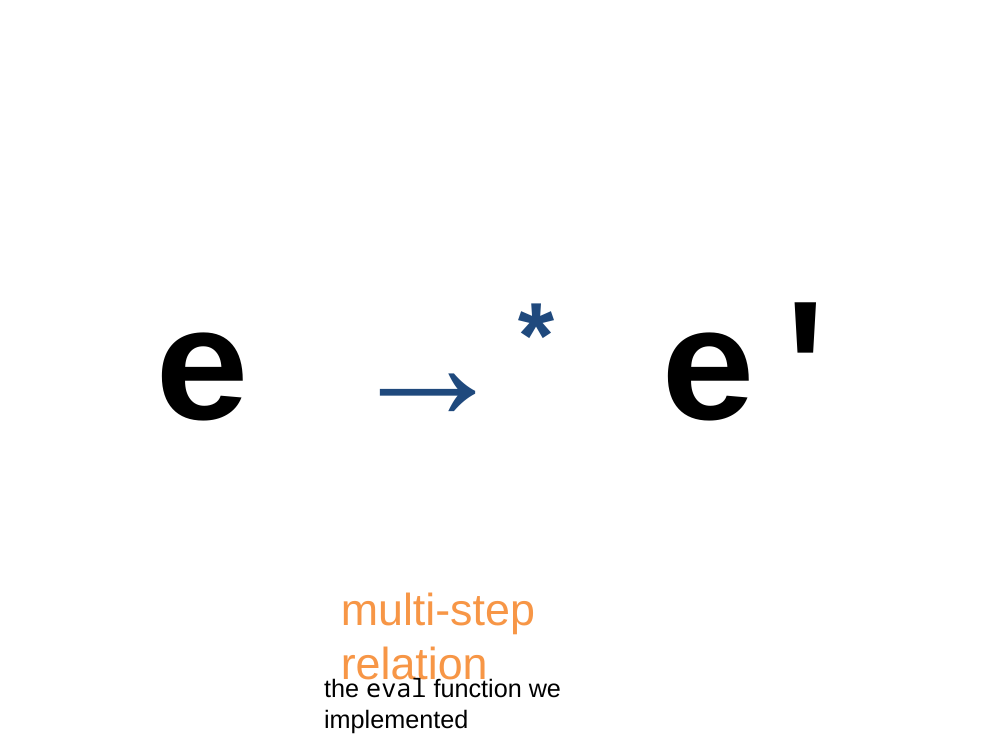
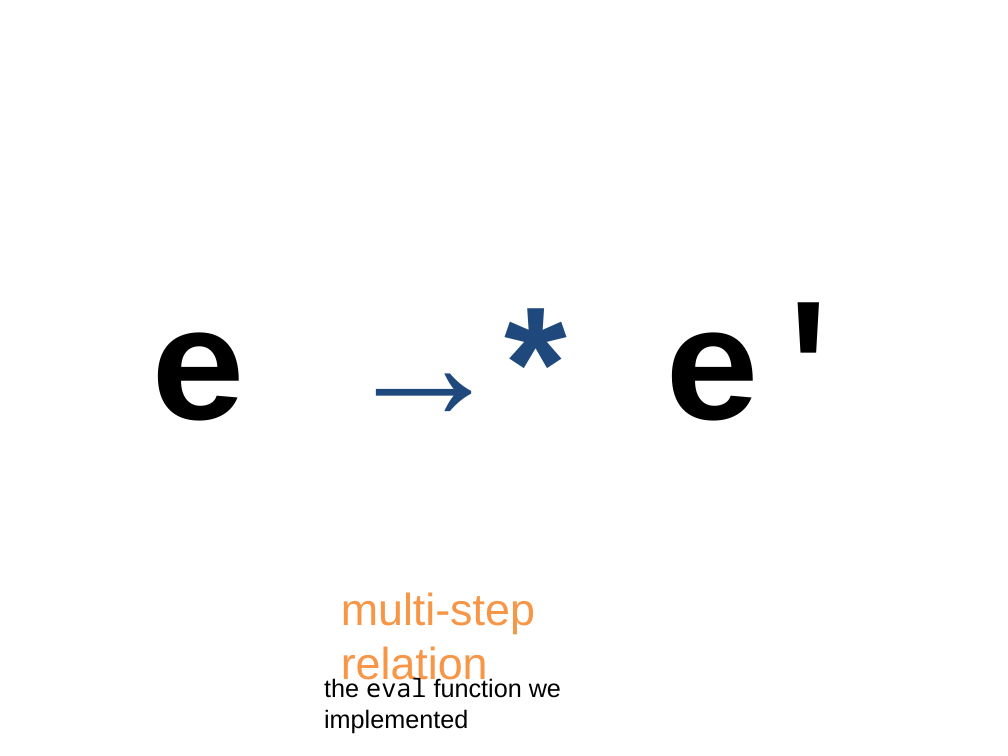
Before and after one commit to cs3110/materials-2019fa, a slide deck: slide 10 of 17-subst-model/lec.pptx. Drawn at 1008x756 pixels with LibreOffice and Linux fonts; fonts in the diff are those of the drawing. Boxes give left, top, right and bottom in pixels: in the first picture for what was removed or moved away, otherwise in the second. Text is boxed around its words. In the diff, an @@ line names an element or a change of style, - is before the commit and + after.

Commit message:
Fix a font

```diff
--- a/17-subst-model/lec.pptx
+++ b/17-subst-model/lec.pptx
@@ text "e →* e'" at (151, 303, 857, 421): font Courier New to Arial, now on the baseline in "→*" @@
```
